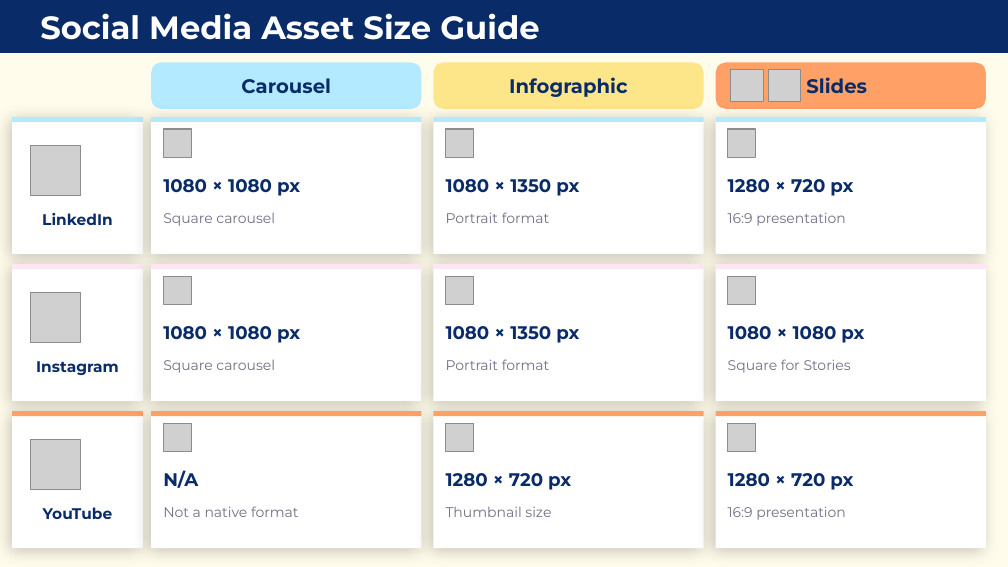
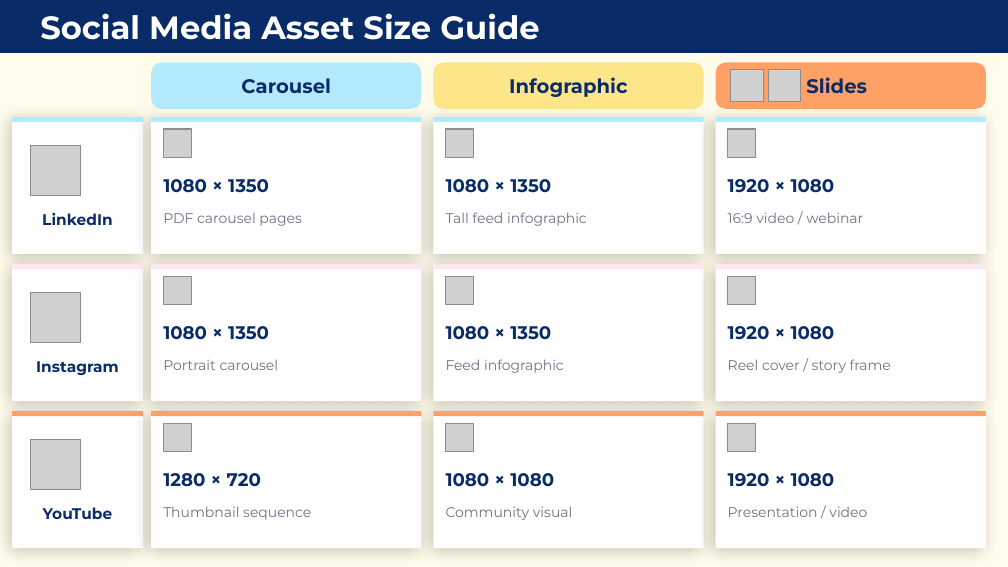
Before and after one commit to SamyGenAI/Smart-creator-design-system, a slide deck: slide 5 of design/pptx-slides/output/YtAiDesignSystemSlides.pptx. Drawn at 1008x567 pixels with LibreOffice and Linux fonts; fonts in the diff are those of the drawing; grey boxes stand for pictures. Boxes give left, top, right and bottom in pixels: in the first picture for what was removed or moved away, otherwise in the second. Text is boxed around its words. In the diff, an @@ line names an element or a change of style, - is before the commit and + after.

```diff
--- a/design/pptx-slides/output/YtAiDesignSystemSlides.pptx
+++ b/design/pptx-slides/output/YtAiDesignSystemSlides.pptx
@@ text at bbox=[163, 179, 269, 193]: text changed @@
-1080 × 1080 px
+1080 × 1350
@@ text at bbox=[446, 179, 551, 193]: text changed @@
-1080 × 1350 px
+1080 × 1350
@@ text at bbox=[728, 179, 835, 193]: text changed @@
-1280 × 720 px
+1920 × 1080
@@ text at bbox=[163, 213, 302, 226]: text changed @@
-Square carousel
+PDF carousel pages
@@ text at bbox=[446, 212, 587, 226]: text changed @@
-Portrait format
+Tall feed infographic
@@ text at bbox=[728, 212, 863, 223]: text changed @@
-16:9 presentation
+16:9 video / webinar
@@ text at bbox=[163, 326, 269, 340]: text changed @@
-1080 × 1080 px
+1080 × 1350
@@ text at bbox=[446, 326, 551, 340]: text changed @@
-1080 × 1350 px
+1080 × 1350
@@ text at bbox=[728, 326, 835, 340]: text changed @@
-1080 × 1080 px
+1920 × 1080
@@ text at bbox=[446, 359, 564, 373]: text changed @@
-Portrait format
+Feed infographic
@@ text at bbox=[728, 359, 891, 373]: text changed @@
-Square for Stories
+Reel cover / story frame
@@ text at bbox=[163, 360, 279, 370]: text changed @@
-Square carousel
+Portrait carousel
@@ text at bbox=[163, 473, 261, 487]: text changed @@
-N/A
+1280 × 720
@@ text at bbox=[446, 473, 554, 487]: text changed @@
-1280 × 720 px
+1080 × 1080
@@ text at bbox=[728, 473, 835, 487]: text changed @@
-1280 × 720 px
+1920 × 1080
@@ text at bbox=[163, 506, 311, 520]: text changed @@
-Not a native format
+Thumbnail sequence
@@ text at bbox=[446, 506, 573, 520]: text changed @@
-Thumbnail size
+Community visual
@@ text at bbox=[728, 507, 867, 517]: text changed @@
-16:9 presentation
+Presentation / video
```
Also in this commit, not shown: 3 other slides changed, 1 slide added, 1 slide removed, 39 other files.
